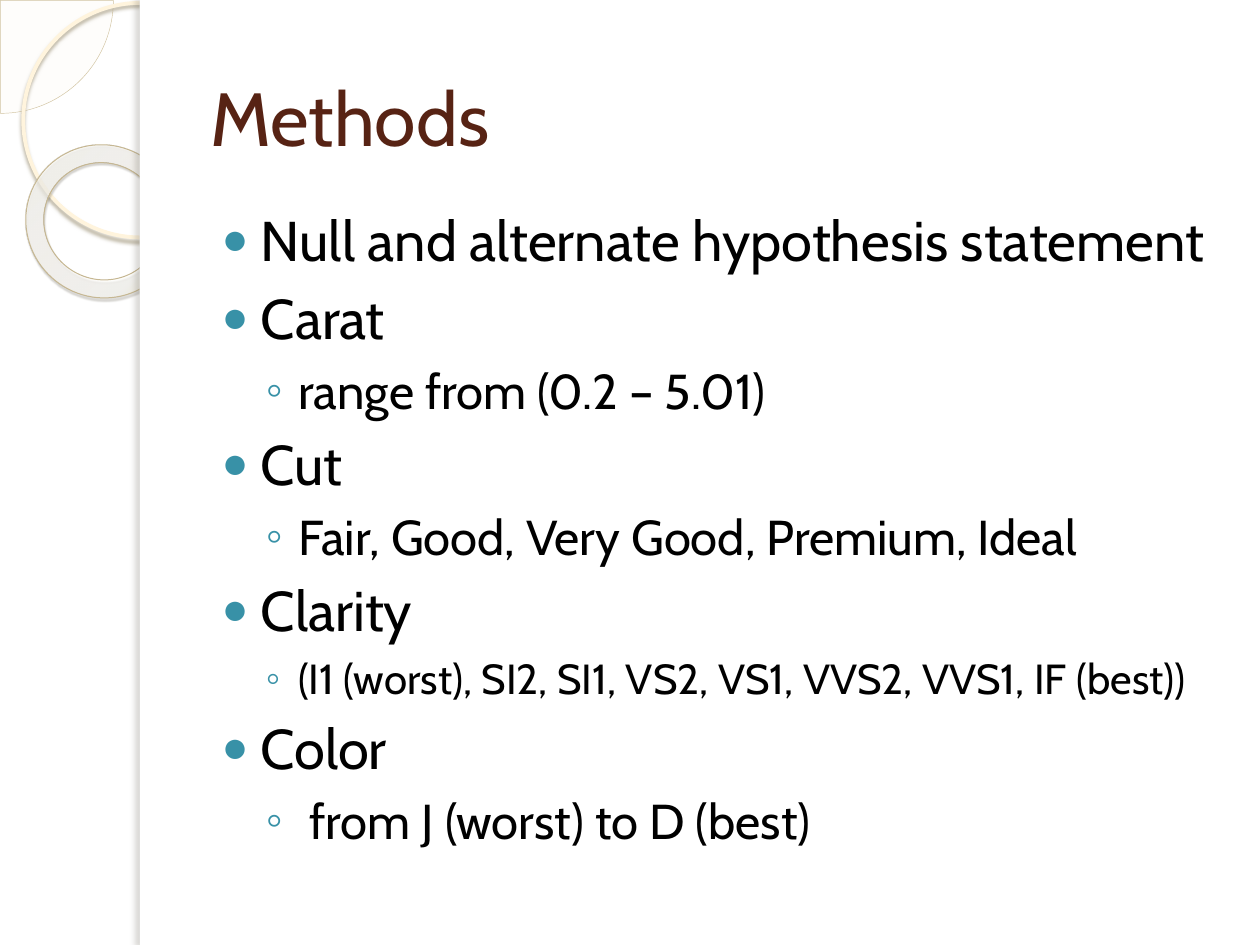
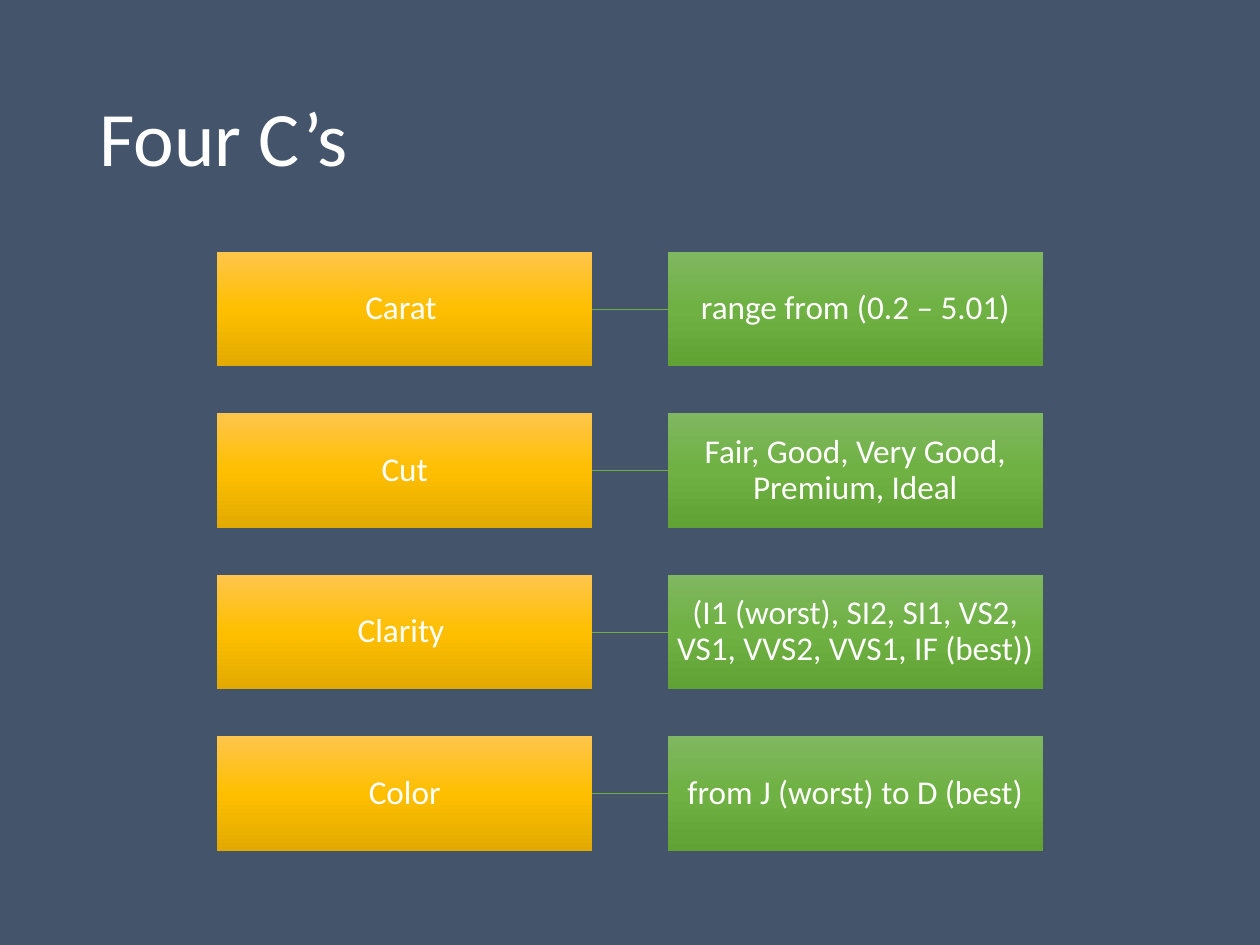
Before and after one commit to Chaos-Actual/4061inet, a slide deck: slide 6 of presentation outline.pptx (slide 4 before the commit). Drawn at 1260x945 pixels with LibreOffice and Linux fonts; fonts in the diff are those of the drawing; background and template pictures are left out. Boxes give left, top, right and bottom in pixels: in the first picture for what was removed or moved away, otherwise in the second. Text is boxed around its words. In the diff, an @@ line names an element or a change of style, - is before the commit and + after.

```diff
--- a/presentation outline.pptx
+++ b/presentation outline.pptx
@@ pie slice (boxed as its full ellipse) removed at box(0, 0, 113, 113) @@
@@ ellipse removed at box(23, 3, 257, 237) @@
@@ rectangle removed at box(140, 0, 1260, 945) @@
@@ rectangle removed at box(140, 0, 150, 945) @@
@@ donut removed at box(0, 113, 211, 329) @@
@@ title at box(99, 112, 348, 167): text changed; size 43 to 44 pt; font Cabin to Calibri; text colour #572314 to #FFFFFF @@
-Methods
+Four C’s
@@ text removed at box(261, 219, 1204, 848) @@
-● Null and alternate hypothesis statement
-● Carat
-  ◦ range from (0.2 – 5.01)
-● Cut
-  ◦ Fair, Good, Very Good, Premium, Ideal
-● Clarity
-  ◦ (I1 (worst), SI2, SI1, VS2, VS1, VVS2, VVS1, IF (best))
-● Color
-  ◦ from J (worst) to D (best)
@@ group added at box(217, 252, 1043, 850): 8 rectangles, 8 texts, 4 freeform shapes @@
+Carat
+range from (0.2 – 5.01)
+Cut
+Fair, Good, Very Good, Premium, Ideal
+Clarity
+(I1 (worst), SI2, SI1, VS2, VS1, VVS2, VVS1, IF (best))
+Color
+from J (worst) to D (best)
```
Also in this commit, not shown: 2 other slides changed, 8 slides added, 3 slides removed, 3 other files.
